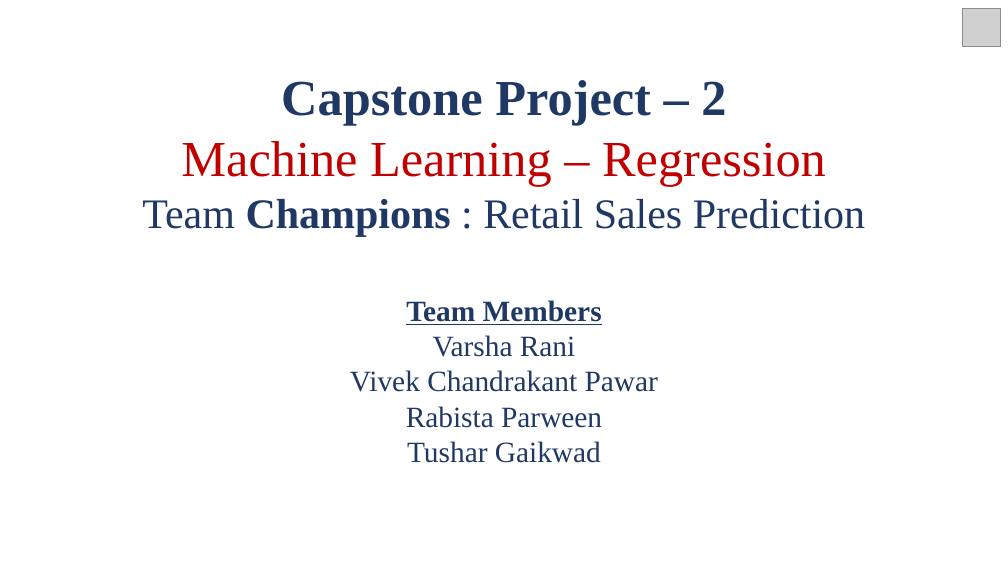
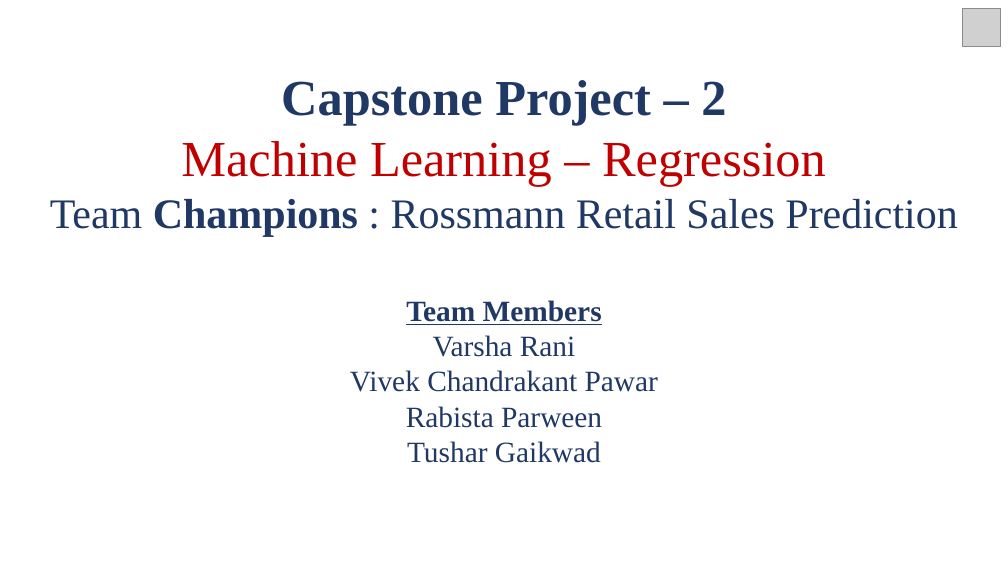
Before and after one commit to vivek16pawar/Retail-Sales-Prediction, a slide deck: slide 1 of Regression_Presentation.pptx. Drawn at 1008x567 pixels with LibreOffice and Linux fonts; fonts in the diff are those of the drawing; grey boxes stand for pictures. Boxes give left, top, right and bottom in pixels: in the first picture for what was removed or moved away, otherwise in the second. Text is boxed around its words. In the diff, an @@ line names an element or a change of style, - is before the commit and + after.

```diff
--- a/Regression_Presentation.pptx
+++ b/Regression_Presentation.pptx
@@ text "Capstone Project – 2": place and size @@
-text "Capstone Project – 2" at [142,80,865,463]
+text "Capstone Project – 2" at [50,80,957,463]
@@ text at [50,199,957,236]: text changed @@
-Team Champions : Retail Sales Prediction
+Team Champions : Rossmann Retail Sales Prediction
```
Also in this commit, not shown: 5 other slides changed.
